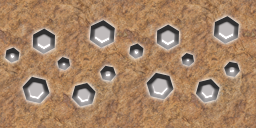
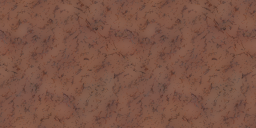
Two versions of the same layered image (256 x 128). Layer-by-layer changes:
hid group "Silver" (1st of 3) (2 layers) over [left=5, top=16, right=240, bottom=107]
moved "Silver" (3rd of 3, in "Silver" › "Silver") into group "Silver" over [left=5, top=16, right=240, bottom=107]
added group "Bedrock" with 2 layers above "Stone" over [left=0, top=0, right=256, bottom=128]
added layer "Слой 2" (1st of 2, in "Bedrock") (darker color) in group "Bedrock" over [left=0, top=0, right=256, bottom=128]
added layer "Слой 2 копия" in group "Bedrock" over [left=0, top=0, right=256, bottom=128]
